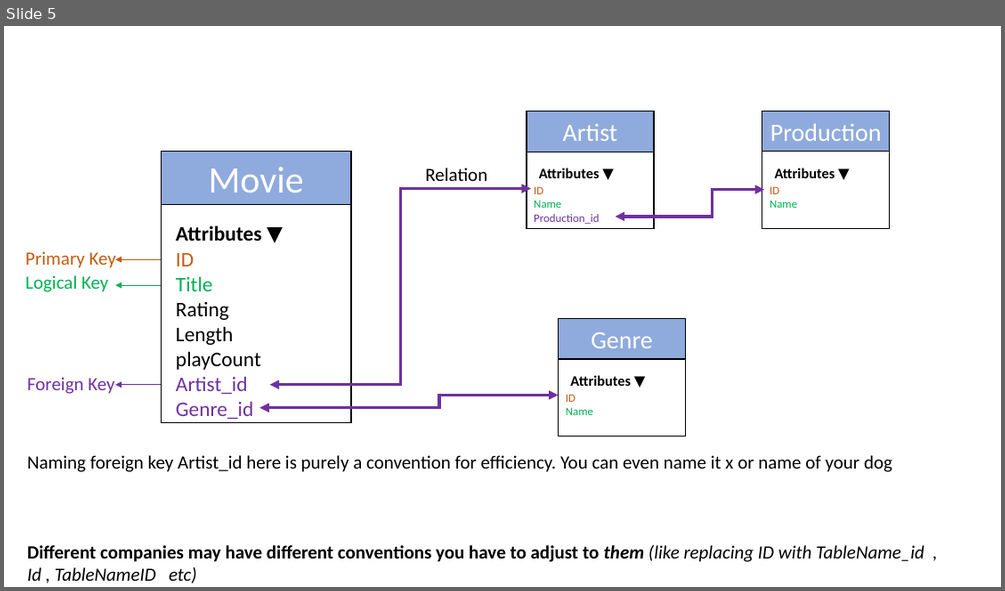
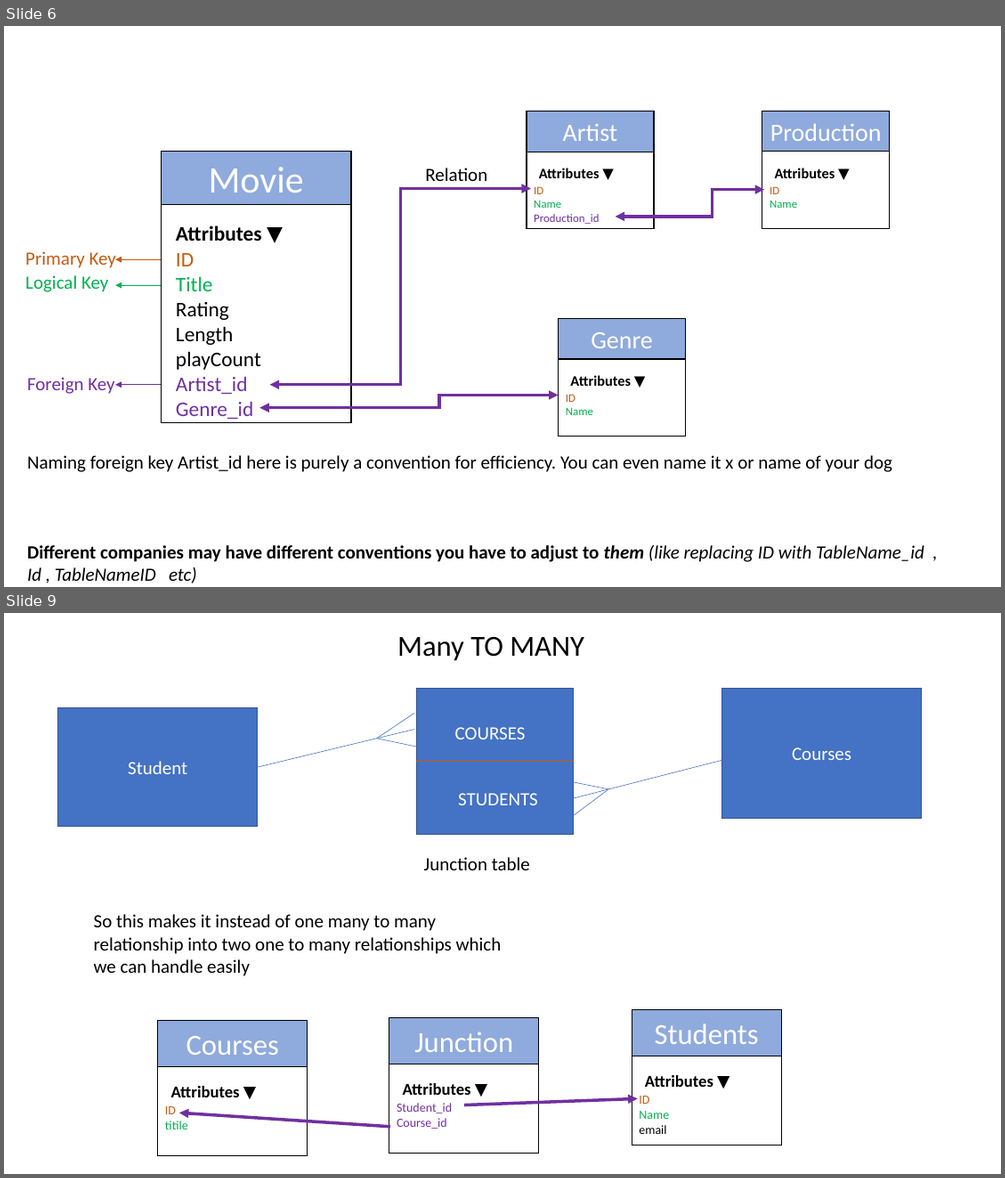
Before and after one commit to Anishkbansal/TWC, a slide deck: Python/powerpoint resources/databases.pptx. Shown one above the other, each under a label of ours: slide 5 before the commit, slides 6 and 9 after it; the slides between them are not shown. The pictures are 1005x591 and 1005x1178 pixels, drawn with LibreOffice and Linux fonts; fonts in the diff are those of the drawing. Boxes give left, top, right and bottom in pixels: in the first picture for what was removed or moved away, otherwise in the second. Text is boxed around its words. In the diff, an @@ line names an element or a change of style, - is before the commit and + after.

```diff
--- a/Python/powerpoint resources/databases.pptx
+++ b/Python/powerpoint resources/databases.pptx
@@ slide 9 added at (4,613,1001,1174), background #FFFFFF @@
@@ text added at (397,636,584,661), 28 pt, text #000000 @@
+Many TO MANY
@@ rectangle added at (417,689,574,835), fill #4472C4, outline #325491 1 pt @@
@@ rectangle added at (722,689,922,819), fill #4472C4, outline #325491 1 pt, 18 pt, text #FFFFFF @@
+Courses
@@ rectangle added at (57,708,258,826), fill #4472C4, outline #325491 1 pt, 18 pt, text #FFFFFF @@
+Student
@@ line added from (376, 738) to (414, 714), #4472C4 0.5 pt @@
@@ line added from (258, 767) to (414, 729), #4472C4 0.5 pt @@
@@ line added from (376, 738) to (417, 747), #4472C4 0.5 pt @@
@@ text added at (455,727,526,739), 18 pt, text #FFFFFF @@
+COURSES
@@ line added from (417, 761) to (573, 761), #C55A11 0.5 pt @@
@@ line added from (573, 798) to (729, 758), #4472C4 0.5 pt @@
@@ text added at (458,793,538,805), 18 pt, text #FFFFFF @@
+STUDENTS
@@ line added from (609, 789) to (566, 780), #4472C4 0.5 pt @@
@@ line added from (607, 790) to (573, 817), #4472C4 0.5 pt @@
@@ text added at (424,857,530,870), 18 pt, text #000000 @@
+Junction table
@@ text added at (94,914,502,976), 18 pt, text #000000 @@
+So this makes it instead of one many to many relationship into two one to many relationships which we can handle easily
@@ group added at (158,1021,307,1156): 2 rectangles, 2 texts @@
+Courses
+Attributes ▼
+ID
+titile
@@ arrow added from (390, 1127) to (179, 1112), #7030A0 3 pt @@
@@ group added at (389,1018,539,1153): 2 rectangles, 2 texts @@
+Junction
+Attributes ▼
+Student_id
+Course_id
@@ arrow added from (464, 1105) to (638, 1098), #7030A0 3 pt @@
@@ group added at (631,1009,781,1144): 2 rectangles, 2 texts @@
+Students
+Attributes ▼
+ID
+Name
+email
@@ what was slide 5 is now slide 6 @@
```
Also in this commit, not shown: 4 other slides added, 55 other files.
